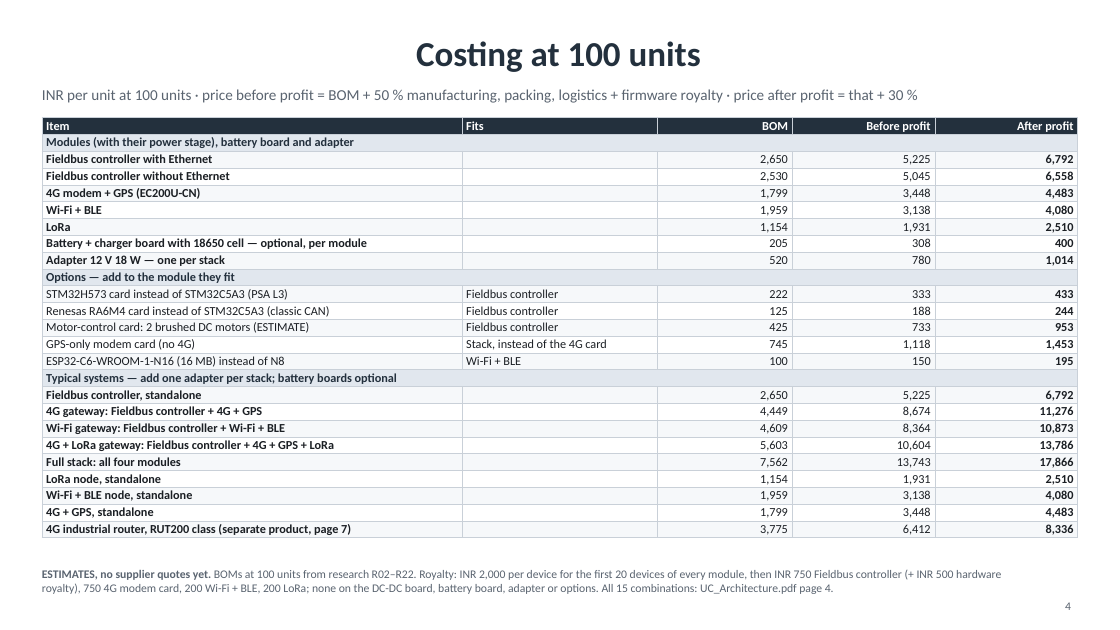
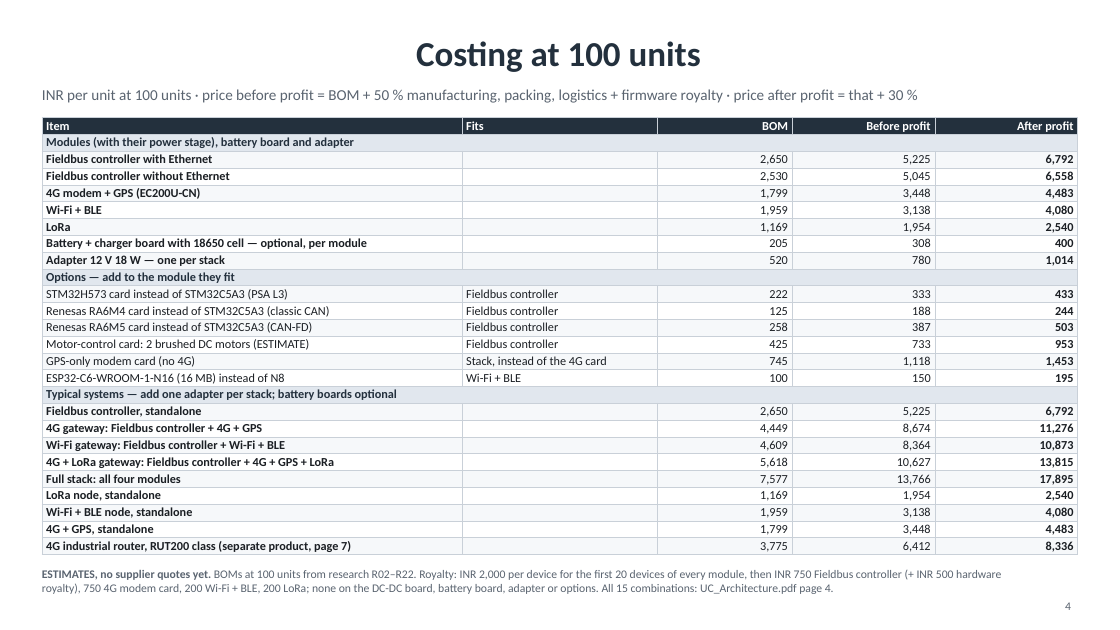
Before and after one commit to Sourcerrer/Universal-Controller_Hardware, a slide deck: slide 4 of docs/arch/UC_Overview.pptx. Drawn at 1120x630 pixels with LibreOffice and Linux fonts; fonts in the diff are those of the drawing. Boxes give left, top, right and bottom in pixels: in the first picture for what was removed or moved away, otherwise in the second. Text is boxed around its words. In the diff, an @@ line names an element or a change of style, - is before the commit and + after.

```diff
--- a/docs/arch/UC_Overview.pptx
+++ b/docs/arch/UC_Overview.pptx
@@ table at (x1=42, y1=118, x2=1078, y2=556) @@
-row 7: LoRa |  | 1,154 | 1,931 | 2,510
+row 7: LoRa |  | 1,169 | 1,954 | 2,540
+row 13: Renesas RA6M5 card instead of STM32C5A3 (CAN-FD) | Fieldbus controller | 258 | 387 | 503
-row 20: 4G + LoRa gateway: Fieldbus controller + 4G + GPS + LoRa |  | 5,603 | 10,604 | 13,786
+row 21: 4G + LoRa gateway: Fieldbus controller + 4G + GPS + LoRa |  | 5,618 | 10,627 | 13,815
-row 21: Full stack: all four modules |  | 7,562 | 13,743 | 17,866
+row 22: Full stack: all four modules |  | 7,577 | 13,766 | 17,895
-row 22: LoRa node, standalone |  | 1,154 | 1,931 | 2,510
+row 23: LoRa node, standalone |  | 1,169 | 1,954 | 2,540
```
Also in this commit, not shown: 1 other slide changed, 23 other files.
